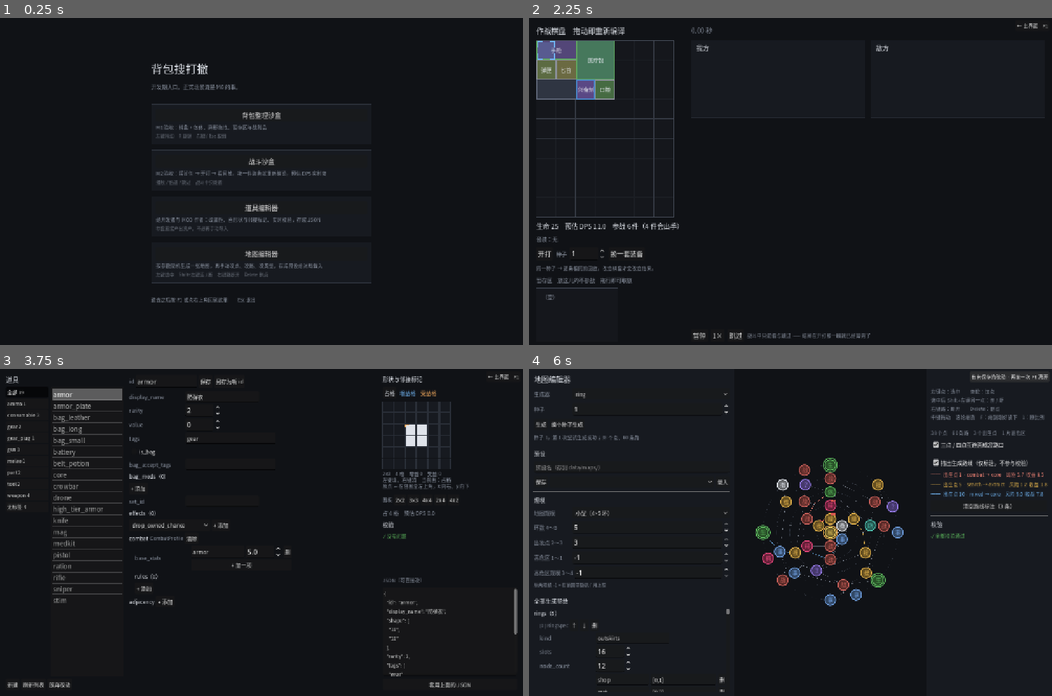
Above: before the commit, frames 1-4 (two rows, left to right).
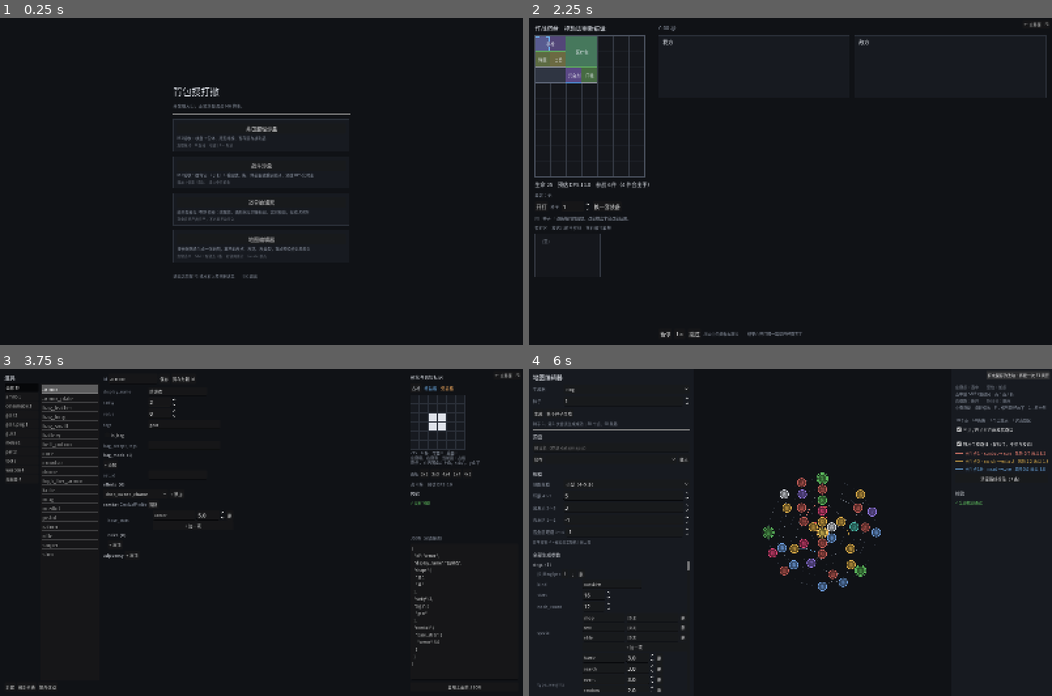
Above: after the commit, the same moments.

Repository: oZlUche/packsoudc
Game: Godot game, scene res://ui/launcher.tscn
Same seed, same stepped clock (60 frames per second), same inputs: the game is played once before the commit and once after it.
Inputs:
- Up to frame 1 (0.25 s): no input
- Up to frame 2 (2.25 s): click "背包整理沙盒" at 0.5 s; click "← 主界面 F1" at 1.25 s; click "战斗沙盒" at 2 s
- Up to frame 3 (3.75 s): click "← 主界面 F1" at 2.75 s; click "道具编辑器" at 3.5 s
- Up to frame 4 (6 s): click "← 主界面 F1" at 4.25 s; click "地图编辑器" at 5 s; click "← 主界面 F1" at 5.75 s

The runs differ from the first frame. In frame 1, 4.2% of the frame differs, in the area x 29-71%, y 13-87%; in frame 2, 6.6%; in frame 3, 8.3%; in frame 4, 9.4%, in the area x 0-100%, y 1-99%.

Commit message:
tweak(ui): 窗口 1280x800 -> 1600x1000，中间的画布多占八成
两边的栏是固定像素宽，窗口大了多出来的全给中间的图：地图区域 480 -> 1030 像素宽。
六环中型图缩到放得下时环距约 70 像素，原比例 110。

Co-Authored-By: Claude Fable 5.1 <noreply@anthropic.com>

Diff:
--- a/project.godot
+++ b/project.godot
@@ -22,8 +22,8 @@
 
 [display]
 
-window/size/viewport_width=1280
-window/size/viewport_height=800
+window/size/viewport_width=1600
+window/size/viewport_height=1000
 window/stretch/mode="canvas_items"
 window/stretch/aspect="expand"
 
